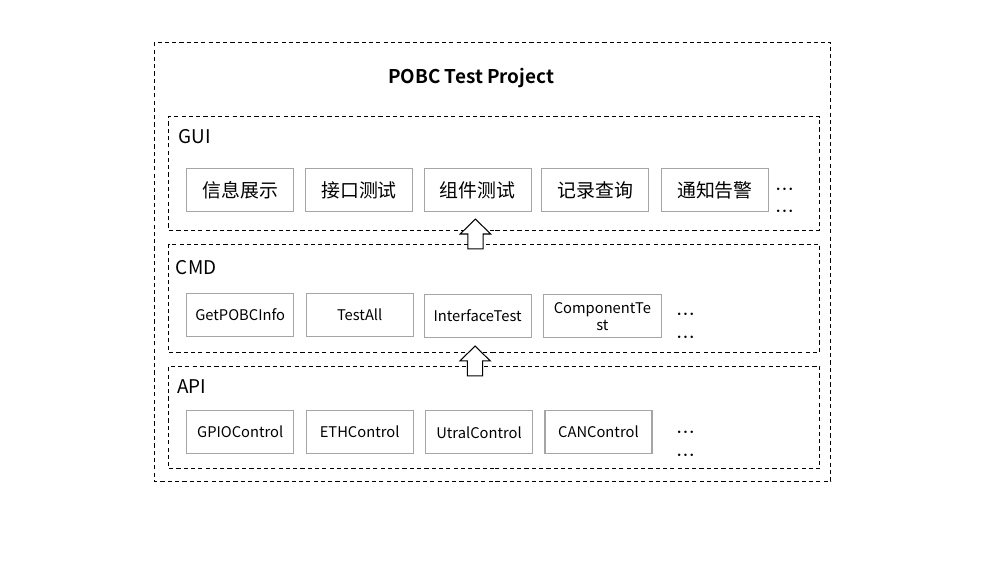
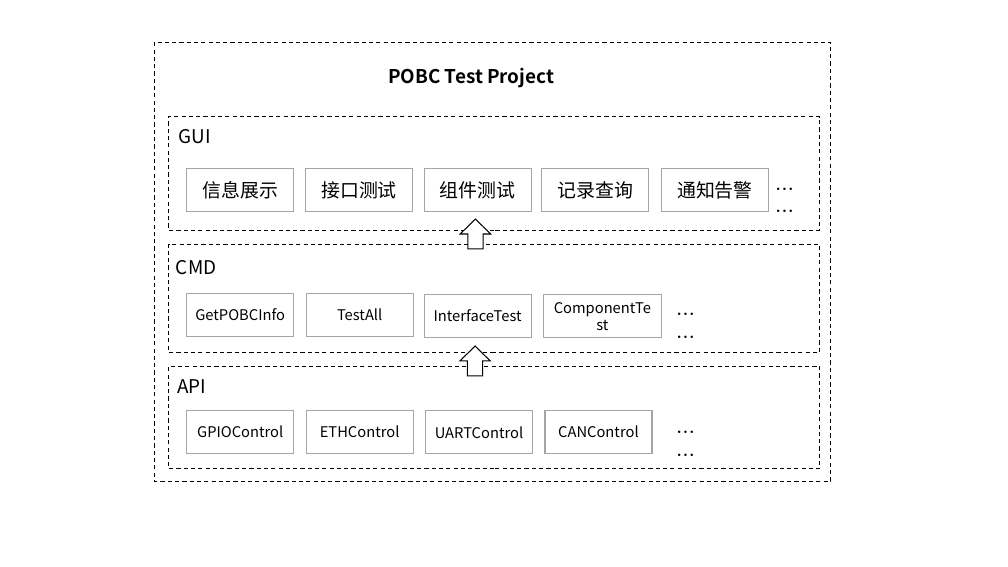
Before and after one commit to kk47/POBC_automated_test, a slide deck: slide 1 of docs/pobc-autotest.pptm. Drawn at 1008x567 pixels with LibreOffice and Linux fonts; fonts in the diff are those of the drawing. Boxes give left, top, right and bottom in pixels: in the first picture for what was removed or moved away, otherwise in the second. Text is boxed around its words. In the diff, an @@ line names an element or a change of style, - is before the commit and + after.

```diff
--- a/docs/pobc-autotest.pptm
+++ b/docs/pobc-autotest.pptm
@@ text in rectangle at [435,426,523,438]: text changed @@
-UtralControl
+UARTControl
```
Also in this commit, not shown: 1 other file.
